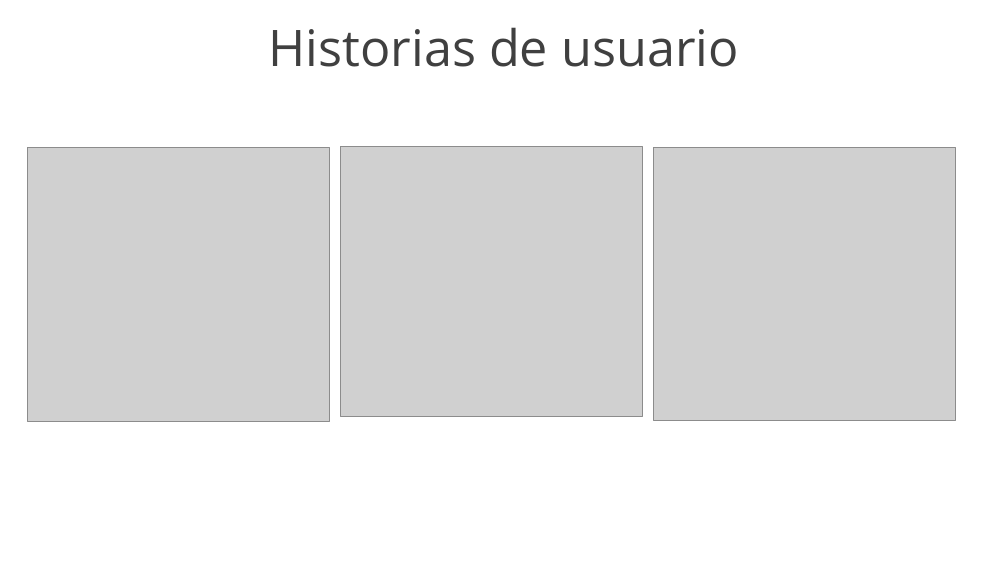
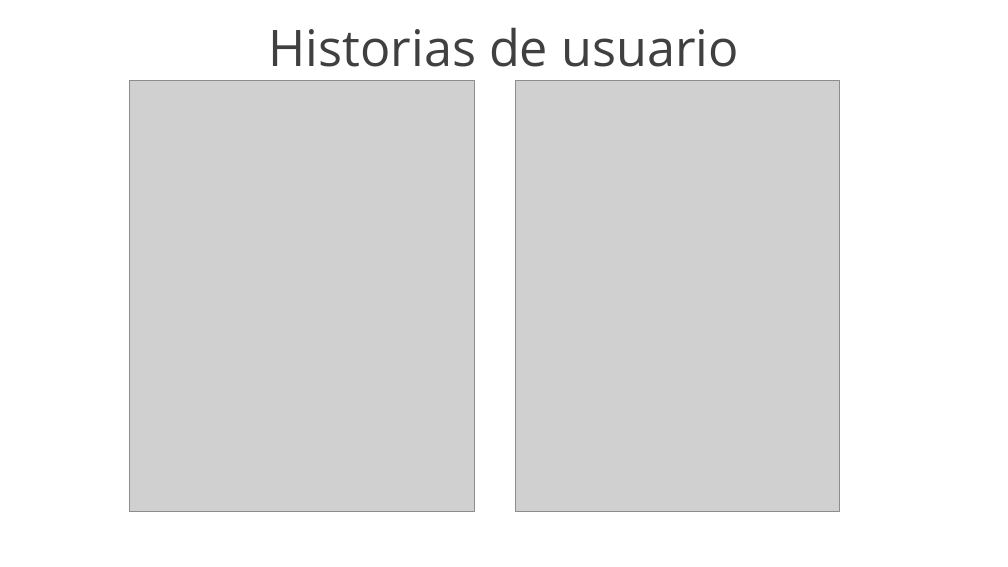
Before and after one commit to yeseniaquejada/SERVICE_MARKET, a slide deck: slide 18 of PROYECTO FORMATIVO.pptx. Drawn at 1008x567 pixels with LibreOffice and Linux fonts; fonts in the diff are those of the drawing; grey boxes stand for pictures; background and template pictures are left out. Boxes give left, top, right and bottom in pixels: in the first picture for what was removed or moved away, otherwise in the second. Text is boxed around its words. In the diff, an @@ line names an element or a change of style, - is before the commit and + after.

```diff
--- a/PROYECTO FORMATIVO.pptx
+++ b/PROYECTO FORMATIVO.pptx
@@ picture added at (x1=130, y1=81, x2=475, y2=511) @@
@@ picture added at (x1=516, y1=81, x2=839, y2=511) @@
@@ picture removed at (x1=27, y1=147, x2=329, y2=420) @@
@@ picture removed at (x1=340, y1=147, x2=642, y2=416) @@
@@ picture removed at (x1=653, y1=147, x2=956, y2=420) @@
```
Also in this commit, not shown: 1 other slide changed, 2 slides added, 2 slides removed, 9 other files.
